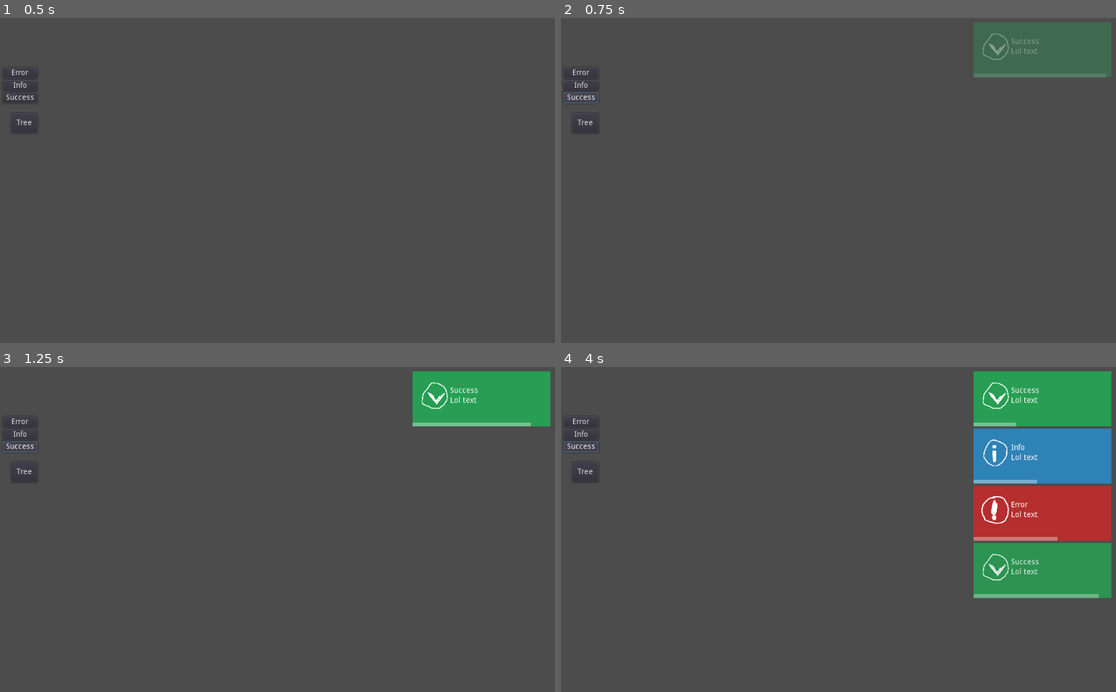
Above: before the commit, frames 1-4 (two rows, left to right).
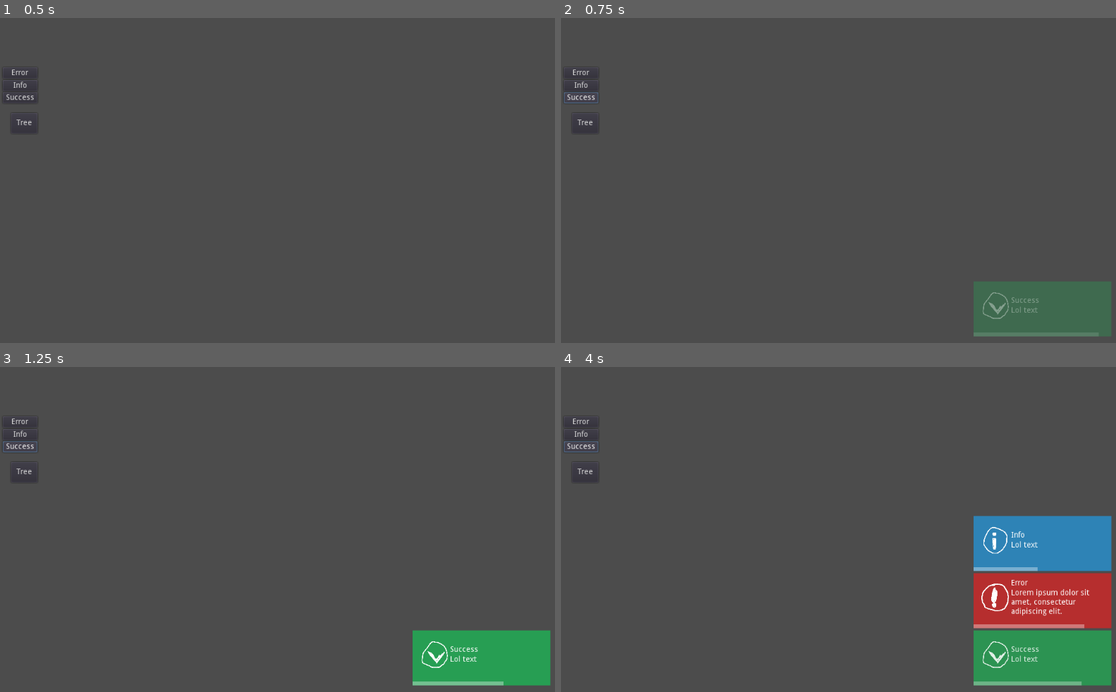
Above: after the commit, the same moments.

Repository: Brzusko/QuickHand
Game: Godot game, scene res://Scenes/test2.tscn
Same seed, same stepped clock (60 frames per second), same inputs: the game is played once before the commit and once after it. The project has no main scene, so this scene is started directly.
Inputs:
- Up to frame 1 (0.5 s): no input
- Up to frame 2 (0.75 s): click "Success" at 0.5 s
- Up to frame 3 (1.25 s): no input
- Up to frame 4 (4 s): click "Info" at 1.25 s; click "Error" at 2 s; click "Tree" at 2.75 s; click "Success" at 3.5 s

Frame 1 is identical in both runs. In frame 2, 8.3% of the frame differs, in the area x 74-100%, y 1-99%; in frame 3, 8.5%; in frame 4, 24%.

Commit message:
Various fixes

Diff:
--- a/Notification.tscn
+++ b/Notification.tscn
@@ -24,7 +24,7 @@
 margin_right = 250.0
 margin_bottom = 100.0
 
-[node name="Timer" type="Timer" parent="."]
+[node name="NotificationDuration" type="Timer" parent="."]
 wait_time = 5.0
 one_shot = true
 
@@ -85,6 +85,7 @@
 margin_bottom = 60.0
 size_flags_vertical = 9
 text = "Dis is error text"
+autowrap = true
 __meta__ = {
 "_edit_use_anchors_": false
 }
--- a/Scenes/notif.gd
+++ b/Scenes/notif.gd
@@ -1,28 +1,38 @@
 extends MarginContainer
 
 enum Enum {NONE, ERROR, INFO, SUCCESS}
+var time = 5
 
 func start():
-	var timer = get_node("Timer")
+	var notification_duration = get_node("NotificationDuration")
+	notification_duration.wait_time = time
+	get_node("VBoxContainer/ProgressBar").max_value = time
 	var tween = get_node("Tween")
 
 	tween.interpolate_property(get_node("."), "modulate", Color(1, 1, 1, 0), Color(1, 1, 1), 0.5)
 	tween.start()
 
-	timer.start()
-	while(!timer.is_stopped()):
-		yield(get_tree().create_timer(0.01),"timeout")
-		get_node("VBoxContainer/ProgressBar").value = timer.time_left/5
+	notification_duration.start()
+	while(!notification_duration.is_stopped()):
+		if get_parent():
+			yield(get_tree().create_timer(0.01), "timeout")
+		else: return
+		get_node("VBoxContainer/ProgressBar").value = notification_duration.time_left
 
 	tween.interpolate_property(get_node("."), "modulate", Color(1, 1, 1), Color(1, 1, 1, 0), 0.5)
 	tween.start()
 
-	yield(get_tree().create_timer(0.5),"timeout")
-	get_parent().remove_child(self)
+	if get_parent():
+		yield(get_tree().create_timer(0.5),"timeout")
+	else: return
+	if get_parent():
+		get_parent().remove_child(self)
+	else: return
 
-func show_notification(gText, type):
+func show_notification(gText, duration, type):
 	get_node("VBoxContainer/HBoxContainer/VBoxContainer/Text").text = gText
-	get_node(".").visible = true
+	if duration > 0:
+		time = duration
 	var background_color = StyleBoxFlat.new()
 	match type:
 		Enum.ERROR:
--- a/Scenes/test2.tscn
+++ b/Scenes/test2.tscn
@@ -42,6 +42,7 @@
 margin_top = 17.0
 margin_right = 999.0
 margin_bottom = 588.0
+alignment = 2
 __meta__ = {
 "_edit_use_anchors_": false
 }
--- a/Scenes/tst.gd
+++ b/Scenes/tst.gd
@@ -3,23 +3,33 @@
 enum Enum {NONE, ERROR, INFO, SUCCESS}
 
 var notification_panel = load("res://Notification.tscn")
+onready var box = get_node("VBoxContainer")
 
 func _on_Success_pressed():
+	if box.get_child_count()==5:
+		box.remove_child(box.get_child(0))
+
 	var node = notification_panel.instance()
-	get_node("VBoxContainer").add_child(node, true)
-	get_node("VBoxContainer").get_child(get_node("VBoxContainer").get_child_count()-1).show_notification("Lol text", Enum.SUCCESS)
+	box.add_child(node, true)
+	box.get_child(box.get_child_count()-1).show_notification("Lol text", 2, Enum.SUCCESS)
 	pass # Replace with function body.
 
 func _on_Info_pressed():
+	if box.get_child_count()==5:
+		box.remove_child(box.get_child(0))
+
 	var node = notification_panel.instance()
-	get_node("VBoxContainer").add_child(node, true)
-	get_node("VBoxContainer").get_child(get_node("VBoxContainer").get_child_count()-1).show_notification("Lol text", Enum.INFO)
+	box.add_child(node, true)
+	box.get_child(box.get_child_count()-1).show_notification("Lol text", 0, Enum.INFO)
 	pass # Replace with function body.
 
 func _on_Error_pressed():
+	if box.get_child_count()==5:
+		box.remove_child(box.get_child(0))
+
 	var node = notification_panel.instance()
-	get_node("VBoxContainer").add_child(node, true)
-	get_node("VBoxContainer").get_child(get_node("VBoxContainer").get_child_count()-1).show_notification("Lol text", Enum.ERROR)
+	box.add_child(node, true)
+	box.get_child(box.get_child_count()-1).show_notification("Lorem ipsum dolor sit amet, consectetur adipiscing elit.", 10, Enum.ERROR)
 	pass # Replace with function body.
 
 
Not shown: 2 places in Notification.tscn that only renumber resources
